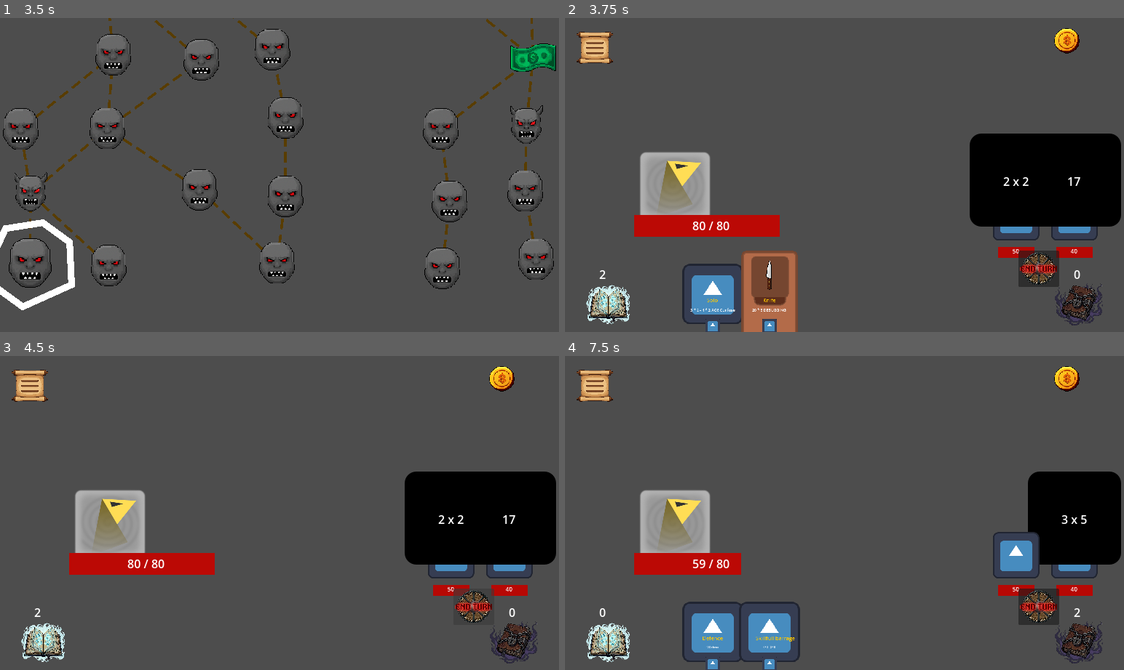
Above: before the commit, frames 1-4 (two rows, left to right).
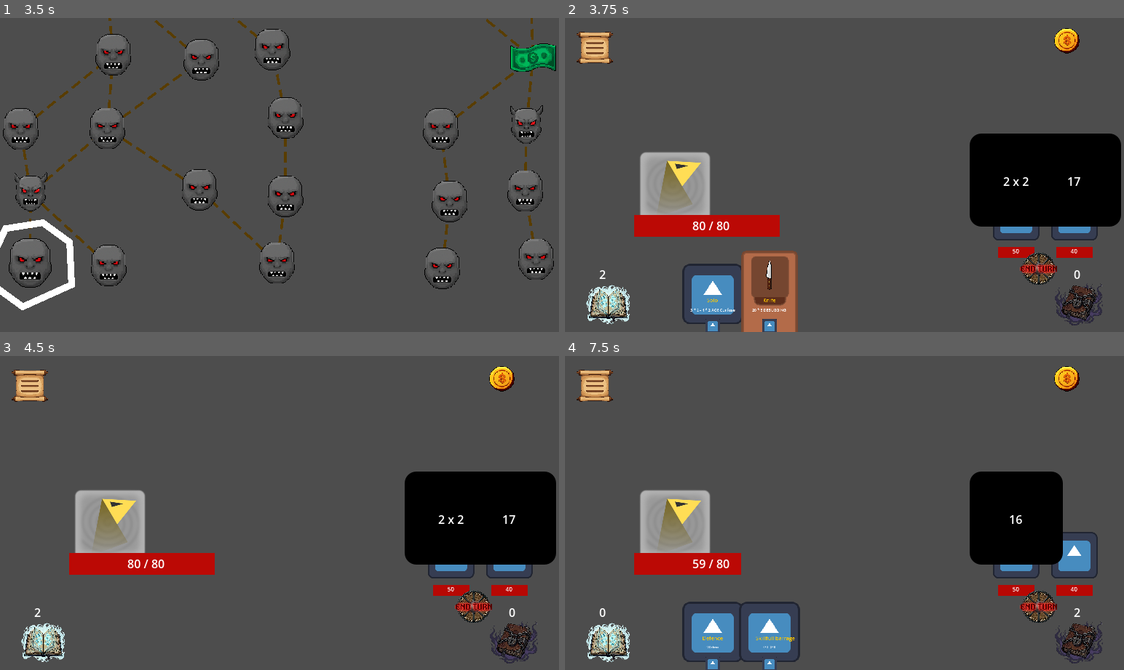
Above: after the commit, the same moments.

Repository: Frishkan/Reflex
Game: Godot game, scene res://scenes/start_screen.tscn
Two runs of this game, one before a commit and one after it. Both use one fixed random seed, a clock stepped at 60 frames per second and the inputs below. The engine's default icon, where the game draws it, is replaced by a stand-in: a white triangle on a blue panel in a dark square.
Inputs (mouse positions are in pixels of both pictures, inside the frame that each line leads up to):
- Up to frame 1 (3.5 s): click (106, 162) at 0.5 s; click (67, 80) at 1.25 s; click (480, 272) at 2 s; move the mouse to (27, 262) at 2.77 s; hold A (a) from 2.78 s (still down); click (27, 262) at 2.92 s; tap D (d) at 3.05 s
- Up to frame 2 (3.75 s): tap Enter at 3.5 s; move the mouse to (671, 266) at 3.52 s; release A (a) at 3.53 s; tap D (d) at 3.6 s; click (671, 266) at 3.67 s
- Up to frame 3 (4.5 s): tap F (f) at 3.8 s; click (475, 607) at 4.25 s
- Up to frame 4 (7.5 s): click (609, 641) at 5 s; click (1079, 641) at 5.75 s; click (1040, 607) at 6.5 s; click (609, 641) at 7.25 s

Frame 1 is identical in both runs. In frame 2, 0.4% of the frame differs, in the area x 81-89%, y 74-86%; in frame 3, less than 0.1%; in frame 4, 6.7%, in the area x 72-100%, y 36-86%.

Commit message:
first commit from godot 4.6

Diff:
--- a/scenes/enemy_assembled.tscn
+++ b/scenes/enemy_assembled.tscn
@@ -16,17 +16,17 @@
 width = 100
 height = 30
 
-[node name="EnemyAssembled" type="Node2D"]
+[node name="EnemyAssembled" type="Node2D" unique_id=50127034]
 scale = Vector2(0.5, 0.5)
 script = ExtResource("1_l4kvm")
 
-[node name="ClickDetector" type="Area2D" parent="."]
+[node name="ClickDetector" type="Area2D" parent="." unique_id=1481781596]
 
-[node name="CollisionShape2D" type="CollisionShape2D" parent="ClickDetector"]
+[node name="CollisionShape2D" type="CollisionShape2D" parent="ClickDetector" unique_id=697064858]
 position = Vector2(0, -1)
 shape = SubResource("RectangleShape2D_5o0kf")
 
-[node name="EnemyHealthBar" type="TextureProgressBar" parent="."]
+[node name="EnemyHealthBar" type="TextureProgressBar" parent="." unique_id=1806226249]
 offset_left = -25.0
 offset_top = 40.0
 offset_right = 75.0
@@ -35,7 +35,7 @@
 value = 100.0
 texture_progress = SubResource("GradientTexture2D_mf6om")
 
-[node name="EnemyHealthNumber" type="Label" parent="."]
+[node name="EnemyHealthNumber" type="Label" parent="." unique_id=479998098]
 offset_left = -25.0
 offset_top = 40.0
 offset_right = 75.0
@@ -45,13 +45,13 @@
 horizontal_alignment = 1
 clip_text = true
 
-[node name="Defence" type="Sprite2D" parent="."]
+[node name="Defence" type="Sprite2D" parent="." unique_id=1242232302]
 visible = false
 position = Vector2(16.875, 47.1744)
 scale = Vector2(0.107422, 0.101358)
 texture = ExtResource("2_4376n")
 
-[node name="DefenceNumber" type="Label" parent="."]
+[node name="DefenceNumber" type="Label" parent="." unique_id=2090559967]
 visible = false
 offset_left = -8.0
 offset_top = 40.0
@@ -62,24 +62,24 @@
 horizontal_alignment = 1
 clip_text = true
 
-[node name="Visuals" type="Node2D" parent="."]
+[node name="Visuals" type="Node2D" parent="." unique_id=186550821]
 scale = Vector2(0.5, 0.5)
 
-[node name="Sprite2D" type="Sprite2D" parent="Visuals"]
+[node name="Sprite2D" type="Sprite2D" parent="Visuals" unique_id=534308455]
 position = Vector2(0, -1)
 texture = ExtResource("2_4376n")
 
-[node name="Intents" type="Node2D" parent="."]
+[node name="Intents" type="Node2D" parent="." unique_id=1573474032]
 position = Vector2(0, -52)
 script = ExtResource("1_vrgys")
 
-[node name="Sprite2D" type="Sprite2D" parent="Intents"]
+[node name="Sprite2D" type="Sprite2D" parent="Intents" unique_id=732509911]
 modulate = Color(0, 0, 0, 1)
 
-[node name="IntentSprite2D" type="Sprite2D" parent="Intents"]
+[node name="IntentSprite2D" type="Sprite2D" parent="Intents" unique_id=332740464]
 modulate = Color(0, 0, 0, 1)
 
-[node name="IntentValue" type="Label" parent="Intents"]
+[node name="IntentValue" type="Label" parent="Intents" unique_id=2080350716]
 offset_left = -20.0
 offset_top = -10.0
 offset_right = 20.0
--- a/scenes/guitar_direction.tscn
+++ b/scenes/guitar_direction.tscn
@@ -8,14 +8,14 @@
 [sub_resource type="RectangleShape2D" id="RectangleShape2D_yld5r"]
 size = Vector2(64, 64)
 
-[node name="GuitarDirection" type="Node2D"]
+[node name="GuitarDirection" type="Node2D" unique_id=861543606]
 script = ExtResource("1_yhhp7")
 
-[node name="Sprite2D" type="Sprite2D" parent="."]
+[node name="Sprite2D" type="Sprite2D" parent="." unique_id=663764056]
 scale = Vector2(0.5, 0.5)
 texture = ExtResource("2_e1pmu")
 
-[node name="Label" type="Label" parent="."]
+[node name="Label" type="Label" parent="." unique_id=1904464749]
 offset_left = -24.0
 offset_top = -16.0
 offset_right = 24.0
@@ -25,7 +25,7 @@
 horizontal_alignment = 1
 vertical_alignment = 1
 
-[node name="CharacterBody2D" type="CharacterBody2D" parent="."]
+[node name="CharacterBody2D" type="CharacterBody2D" parent="." unique_id=1913081754]
 
-[node name="CollisionShape2D" type="CollisionShape2D" parent="CharacterBody2D"]
+[node name="CollisionShape2D" type="CollisionShape2D" parent="CharacterBody2D" unique_id=1745623332]
 shape = SubResource("RectangleShape2D_yld5r")
--- a/scenes/hand.tscn
+++ b/scenes/hand.tscn
@@ -1,22 +1,23 @@
-[gd_scene load_steps=3 format=3 uid="uid://d3oa5axvtgx1k"]
+[gd_scene format=3 uid="uid://d3oa5axvtgx1k"]
 
-[ext_resource type="Script" path="res://scripts/hand.gd" id="1_vr60v"]
+[ext_resource type="Script" uid="uid://baq675l4tsjch" path="res://scripts/hand.gd" id="1_vr60v"]
 [ext_resource type="Texture2D" uid="uid://b6m066kxp5ado" path="res://textures/end_turn2.png" id="2_35w6r"]
 
-[node name="Hand" type="Node2D"]
+[node name="Hand" type="Node2D" unique_id=1469492729]
 scale = Vector2(0.65, 0.65)
 script = ExtResource("1_vr60v")
 
-[node name="Cards" type="Node2D" parent="."]
+[node name="Cards" type="Node2D" parent="." unique_id=1034420488]
 unique_name_in_owner = true
 texture_filter = 1
 
-[node name="EndTurnButton" type="Button" parent="."]
+[node name="EndTurnButton" type="Button" parent="." unique_id=1184083961]
 offset_left = 826.0
 offset_right = 912.0
 offset_bottom = 77.0
 focus_mode = 0
 icon = ExtResource("2_35w6r")
+flat = true
 expand_icon = true
 
 [connection signal="child_exiting_tree" from="Cards" to="." method="_on_cards_child_exiting_tree"]
--- a/scenes/hand_card.tscn
+++ b/scenes/hand_card.tscn
@@ -12,7 +12,7 @@
 font_size = 8
 shadow_size = 0
 
-[node name="HandCard" type="Control"]
+[node name="HandCard" type="Control" unique_id=253213477]
 layout_mode = 3
 anchors_preset = 0
 offset_left = -60.0
@@ -21,11 +21,11 @@
 offset_bottom = 92.0
 script = ExtResource("1_d8xir")
 
-[node name="Sprite2D" type="Sprite2D" parent="."]
+[node name="Sprite2D" type="Sprite2D" parent="." unique_id=2139635721]
 position = Vector2(60, 92)
 texture = ExtResource("1_o8eau")
 
-[node name="Name" type="Label" parent="."]
+[node name="Name" type="Label" parent="." unique_id=2050622132]
 texture_filter = 1
 layout_mode = 0
 offset_left = 31.0
@@ -36,7 +36,7 @@
 label_settings = SubResource("LabelSettings_1bmqq")
 horizontal_alignment = 1
 
-[node name="ShortDesc" type="Label" parent="."]
+[node name="ShortDesc" type="Label" parent="." unique_id=336723770]
 texture_filter = 1
 layout_mode = 0
 offset_left = 11.0
@@ -48,7 +48,7 @@
 horizontal_alignment = 1
 autowrap_mode = 2
 
-[node name="QTEIcon" type="Sprite2D" parent="."]
+[node name="QTEIcon" type="Sprite2D" parent="." unique_id=582303697]
 position = Vector2(60, 160)
 scale = Vector2(0.25, 0.25)
 
--- a/scenes/menu.tscn
+++ b/scenes/menu.tscn
@@ -1,6 +1,6 @@
 [gd_scene format=3 uid="uid://dc6c3kf7bigyx"]
 
-[ext_resource type="Script" uid="uid://brnwp357m7su1" path="res://scenes/menu.gd" id="1_yqeox"]
+[ext_resource type="Script" uid="uid://brnwp357m7su1" path="res://scripts/menu.gd" id="1_yqeox"]
 
 [node name="menu" type="Node2D" unique_id=781325222]
 visible = false
--- a/scenes/timing_circle_qte.tscn
+++ b/scenes/timing_circle_qte.tscn
@@ -11,20 +11,20 @@
 [sub_resource type="GradientTexture2D" id="GradientTexture2D_5blpf"]
 gradient = SubResource("Gradient_8vxpu")
 
-[node name="TimingCircleQTE" type="Node2D"]
+[node name="TimingCircleQTE" type="Node2D" unique_id=1758591826]
 script = ExtResource("1_x0hnm")
 
-[node name="Sprite2D" type="Sprite2D" parent="."]
+[node name="Sprite2D" type="Sprite2D" parent="." unique_id=1095598823]
 position = Vector2(75, 75)
 scale = Vector2(150, 150)
 texture = SubResource("PlaceholderTexture2D_dwm4f")
 
-[node name="Dot" type="CharacterBody2D" parent="."]
+[node name="Dot" type="CharacterBody2D" parent="." unique_id=1205402841]
 position = Vector2(75, 10)
 
-[node name="CollisionShape2D" type="CollisionShape2D" parent="Dot"]
+[node name="CollisionShape2D" type="CollisionShape2D" parent="Dot" unique_id=1616051450]
 shape = SubResource("CircleShape2D_hpfh0")
 
-[node name="Sprite2D" type="Sprite2D" parent="Dot"]
+[node name="Sprite2D" type="Sprite2D" parent="Dot" unique_id=25761166]
 scale = Vector2(0.328125, 0.3125)
 texture = SubResource("GradientTexture2D_5blpf")
--- a/scripts/enemy_spawn.gd
+++ b/scripts/enemy_spawn.gd
@@ -82,8 +82,8 @@
 	rand_total_weight = rand_weights[Enemy.Type.DEBUFFER1]
 
 func enemy_turn() :
-	for enemy in get_children() :
-		enemy.update_defence(enemy.defence * -1)
-		enemy.get_child(6).use_intents()
+	for e in get_child_count() :
+		get_children()[get_child_count()-1-e].update_defence(get_children()[get_child_count()-1-e].defence * -1)
+		get_children()[get_child_count()-1-e].get_child(6).use_intents()
 		await Events.enemy_turned
 	Events.enemy_turn_ended.emit()
--- a/scripts/guitar.gd
+++ b/scripts/guitar.gd
@@ -12,6 +12,8 @@
 var chord : int = 0
 var random_chord := 0
 @onready var entered_hit : Node2D = $AntiCrash
+@onready var hits_container : Node2D = $HitsContainer
+@onready var current_chord : Label = $Label
 
 
 #func _ready() -> void: ## testing
@@ -24,7 +26,7 @@
 			var hit_instance = GUITAR_HIT.instantiate()
 			hit_instance.speed = global_card_stats[0]
 			hit_instance.position = Vector2(1, 1)
-			$HitsContainer.add_child(hit_instance)
+			hits_container.add_child(hit_instance)
 			counter += 1
 			await get_tree().create_timer(global_card_stats[0] * 0.003 + 0.2).timeout
 		random_chord = randi_range(0, 3)
@@ -58,22 +60,22 @@
 func _input(event: InputEvent) -> void:
 	if event.is_action_pressed("a") :
 		chord = 0
-		$Label.text = "Am"
+		current_chord.text = "Am"
 	if event.is_action_pressed("s") :
 		chord = 1
-		$Label.text = "S"
+		current_chord.text = "S"
 	if event.is_action_pressed("d") :
 		chord = 2
-		$Label.text = "Dm"
+		current_chord.text = "Dm"
 	if event.is_action_pressed("f") :
 		chord = 3
-		$Label.text = "F"
+		current_chord.text = "F"
 	if event.is_action_pressed("space") && entered_hit.type == 0:
 		hits += 1
 		entered_hit.modulate.a = 0.5
 
 func _on_hits_container_child_exiting_tree(_node: Node) -> void:
-	if $HitsContainer.get_child_count() <= 1 :
+	if hits_container.get_child_count() <= 1 :
 		var effect_strenght = [hits, misses]
 		CardsLibrary.effect_strenght = effect_strenght
 		Events.qte_ended.emit()
--- a/scripts/guitar_direction.gd
+++ b/scripts/guitar_direction.gd
@@ -5,22 +5,25 @@
 var chord : int
 var hit := false
 
+@onready var chord_label : Label = $Label
+@onready var sprite : Sprite2D = $Sprite2D
+
 func _ready() -> void:
 	type = randi_range(0, 2)
 	if type == 0 :
-		$Label.visible = false
-		$Sprite2D.texture = preload("res://icon.svg")
+		chord_label.visible = false
+		sprite.texture = preload("res://icon.svg")
 	elif type == 2 :
-		$Sprite2D.rotation_degrees = 180
+		sprite.rotation_degrees = 180
 	match get_parent().get_parent().random_chord :
 		0 :
-			$Label.text = "Am"
+			chord_label.text = "Am"
 		1 :
-			$Label.text = "S"
+			chord_label.text = "S"
 		2 :
-			$Label.text = "Dm"
+			chord_label.text = "Dm"
 		3 :
-			$Label.text = "F"
+			chord_label.text = "F"
 	chord = get_parent().get_parent().random_chord
 	get_parent().get_parent().counter += 1
 
--- a/scripts/hand.gd
+++ b/scripts/hand.gd
@@ -3,6 +3,8 @@
 var turn_endable = true
 const HAND_CARD = preload("res://scenes/hand_card.tscn")
 @onready var cards : Node2D = %Cards
+@onready var cards_played : Label = $/root/game/hud/Deck/CardsPlayed
+@onready var cards_unplayed : Label = $/root/game/hud/Deck/CardsToDraw
 
 func _ready() -> void:
 	Events.card_played.connect(_card_played)
@@ -11,8 +13,8 @@
 func _enemy_turn_ended() :
 	redraw(Singleton.cards_count_in_hand_per_draw)
 	turn_endable = true
-	$/root/game/hud/Deck/CardsPlayed.text = str(Singleton.deck[1].size())
-	$/root/game/hud/Deck/CardsToDraw.text = str(Singleton.deck[0].size())
+	cards_played.text = str(Singleton.deck[1].size())
+	cards_unplayed.text = str(Singleton.deck[0].size())
 
 func _spawn_card(card : Card) :
 	if cards.get_child_count() == 12 :
@@ -29,7 +31,7 @@
 		if cards.get_children()[cards.get_children().find(card)].index < hand_card.index :
 			hand_card.index += -1
 	Singleton.deck[1].append([card.hand_card_name, card.upgraded])
-	$/root/game/hud/Deck/CardsPlayed.text = str(Singleton.deck[1].size())
+	cards_played.text = str(Singleton.deck[1].size())
 	Singleton.deck[3].remove_at(card.index - 1)
 	Events.card_recalculate.emit()
 
@@ -65,15 +67,15 @@
 		Singleton.deck[0].remove_at(card_index)
 		_spawn_card(new_card)
 		Events.card_recalculate.emit()
-		$/root/game/hud/Deck/CardsToDraw.text = str(Singleton.deck[0].size())
+		cards_unplayed.text = str(Singleton.deck[0].size())
 		await get_tree().create_timer(0.001).timeout
 
 func shuffle() :
 	for card in Singleton.deck[1] :
 		Singleton.deck[0].append(card)
 	Singleton.deck[1].clear()
-	$/root/game/hud/Deck/CardsPlayed.text = str(Singleton.deck[1].size())
-	$/root/game/hud/Deck/CardsToDraw.text = str(Singleton.deck[0].size())
+	cards_played.text = str(Singleton.deck[1].size())
+	cards_unplayed.text = str(Singleton.deck[0].size())
 
 func _on_end_turn_button_pressed() -> void:
 	if turn_endable && !$/root/game/FightScene/QTEs.qte_active :
--- a/scripts/hand_card.gd
+++ b/scripts/hand_card.gd
@@ -5,9 +5,10 @@
 @onready var name_label : Label = $Name
 @onready var short_desc : Label = $ShortDesc
 @onready var qte_icon : Sprite2D = $QTEIcon
+@onready var hud : Node2D = $/root/game/hud
+@onready var qtes : Node2D = $/root/game/FightScene/QTEs
 
-
-var card : Card : set = set_card ##??
+var card : Card : set = set_card
 var index : int
 var hand_size := 800
 var hand_card_name : Card.Name
@@ -48,13 +49,13 @@
 	self.z_index += - 1
 
 func _on_input_event(event: InputEvent) -> void: ##!!
-	if event.is_action_pressed("left_mouse") && !$/root/game/FightScene/QTEs.qte_active && is_usable_in_hand:
+	if event.is_action_pressed("left_mouse") && hud.upgrading :
+		pass
+	elif event.is_action_pressed("left_mouse") && !qtes.qte_active && is_usable_in_hand:
 		if needs_choosing :
 			await Events.choosed_enemy_index
 		Events.card_played.emit(self)
 		queue_free()
-	if event.is_action_pressed("left_mouse") && $/root/game/hud.upgrading :
-		pass
 
 func _recalculate_position() : ## hand ~ 800 px , card size ~ 120 px (es esmu tik dumjs aaaaaaaaaaaaaaa)
 	## var new_card_position := (index * 800 / (get_parent().get_child_count() + 1)) not next to each other (at start)
--- a/scripts/timing_circle_qte.gd
+++ b/scripts/timing_circle_qte.gd
@@ -8,6 +8,7 @@
 var hit_rand_pos : float
 
 @onready var HIT = preload("res://scenes/timing_circle_hit.tscn")
+@onready var dot : CharacterBody2D = $Dot
 
 func start(card_stats : Array) -> void:
 	local_card_stats = card_stats
@@ -24,7 +25,7 @@
 
 func _process(delta: float) -> void:
 	time_elapsed += delta
-	$Dot.position = Vector2(sin(time_elapsed * local_card_stats[0]) * radius, cos(time_elapsed * local_card_stats[0]) * radius) + offset
+	dot.position = Vector2(sin(time_elapsed * local_card_stats[0]) * radius, cos(time_elapsed * local_card_stats[0]) * radius) + offset
 
 func _on_hits_container_child_exiting_tree(_node: Node) -> void:
 	if get_child_count() <= 3 :
Not shown: 1 places in scenes/enemy_assembled.tscn that only renumber resources
Not shown: 1 places in scenes/guitar_direction.tscn that only renumber resources
Not shown: 1 places in scenes/hand_card.tscn that only renumber resources
Not shown: 1 places in scenes/timing_circle_qte.tscn that only renumber resources
Renamed: scenes/menu.gd -> scripts/menu.gd
Renamed: scenes/menu.gd.uid -> scripts/menu.gd.uid
